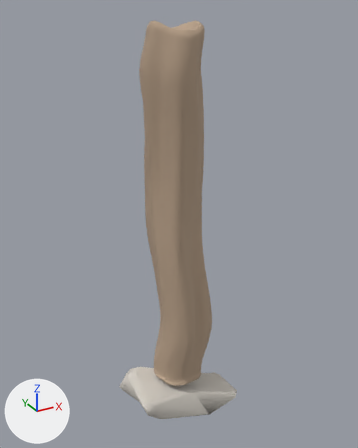
The glTF model assets/tower/approved-library/architecture/bagana-f3-3x9x3-v2.glb as it was, and as the next commit left it.
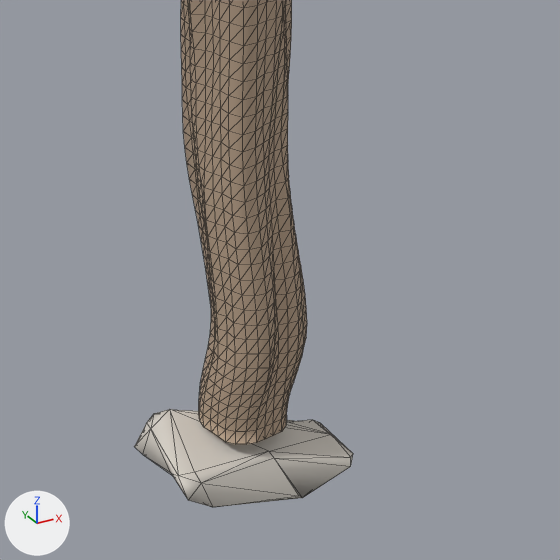
Each version is shown whole from a 50 mm camera at (-1.179, -2.171, 1.17) aimed at (0.029, 0.024, 0.073), then close up on the part from 13% to 97% of the width and 33% to 100% of the height. The lights are fixed; the arrows at lower left show +X, +Y and +Z. The first two pictures are the older version. The close-ups show mesh edges as thin lines.

In view in the first close-up: 'bagana_stone', 'bagana_wood'.
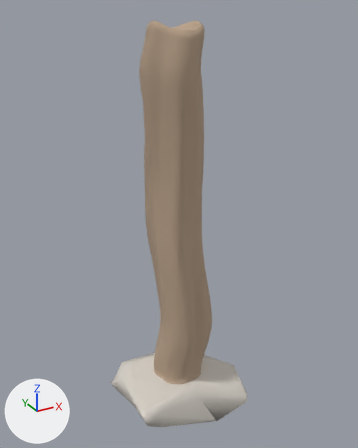
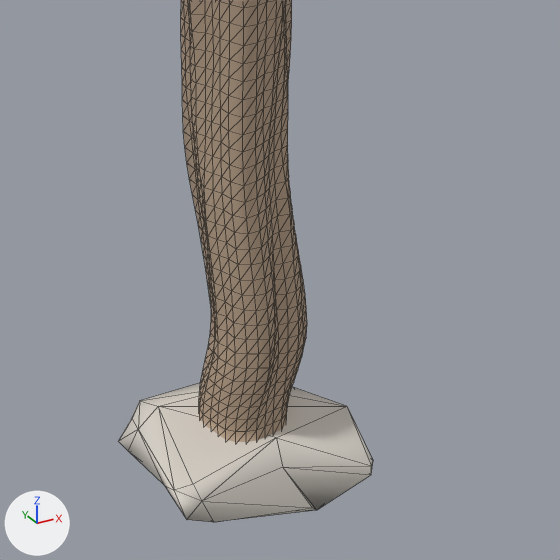
Changed parts and their boxes [x1, y1, x2, y2] in the close-ups (560 x 560 px):
'bagana_stone', reshaped (16% wider, 41% taller)
    before: [134, 409, 353, 507]
    after: [118, 383, 373, 522]

The edits, one by one:
me_bagana_form_3_stone is used by ob_bagana_stone; location (0.0, 0.0, 0.0).
me_bagana_form_3_stone had 35 vertices, 66 faces and spanned x -0.322..0.322, y -0.223..0.223, z -1.125..-0.875.
me_bagana_form_3_stone now has 35 vertices, 66 faces and spans x -0.36..0.36, y -0.29..0.29, z -1.125..-0.875.
me_bagana_form_3_stone part 1: 35 of 35 vertices moved; they spanned x -0.322..0.322, y -0.223..0.223, z -1.125..-0.875 and now span x -0.36..0.36, y -0.29..0.29, z -1.125..-0.875; mean shift (-0.005, -0.013, 0.018).
